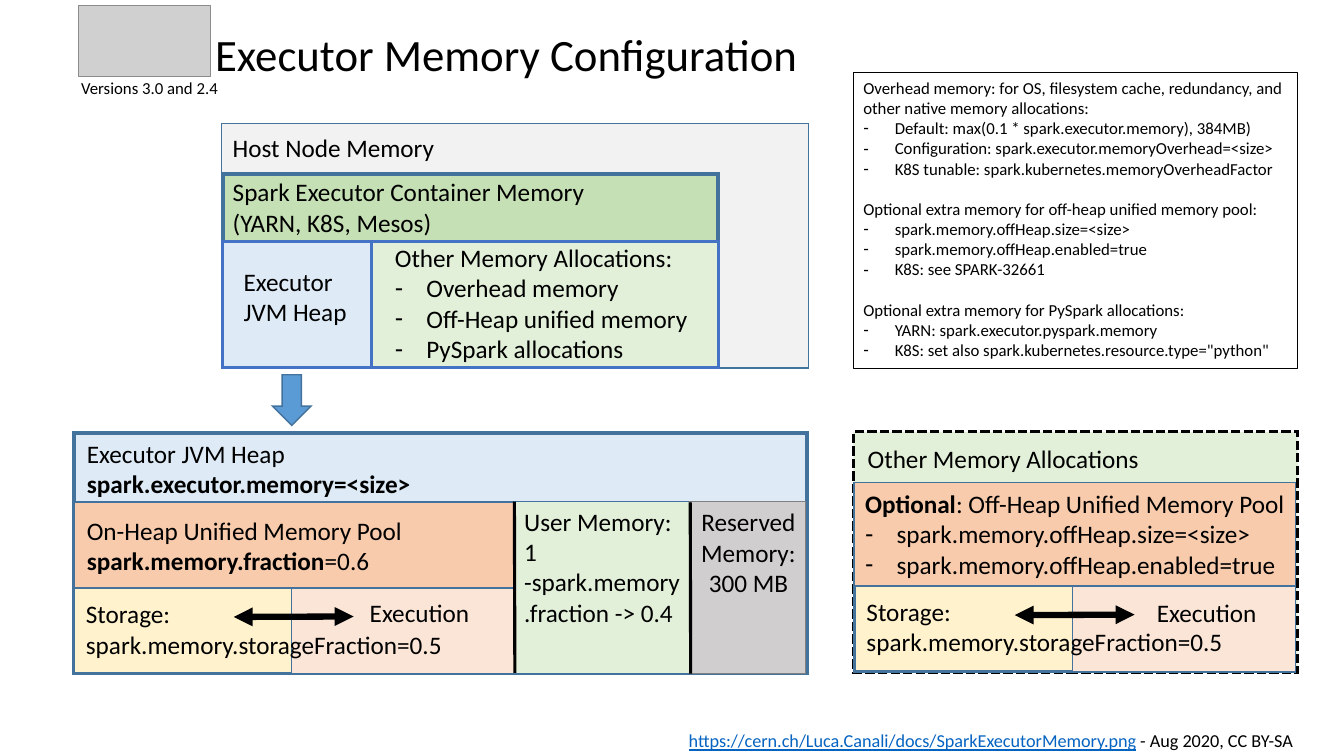
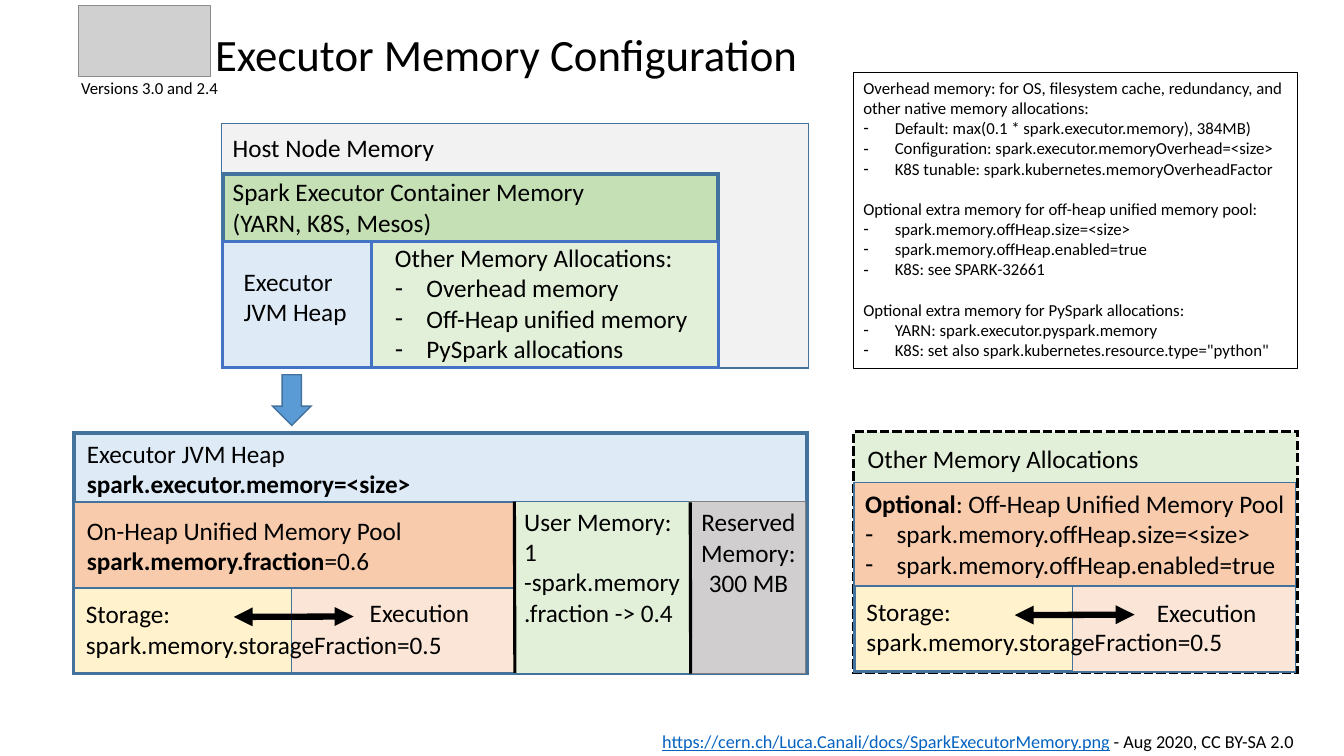
Before and after one commit to yuexihai/Miscellaneous, a slide deck: slide 1 of Spark_Notes/SparkExecutorMemory.pptx. Drawn at 1344x756 pixels with LibreOffice and Linux fonts; fonts in the diff are those of the drawing; grey boxes stand for pictures. Boxes give left, top, right and bottom in pixels: in the first picture for what was removed or moved away, otherwise in the second. Text is boxed around its words. In the diff, an @@ line names an element or a change of style, - is before the commit and + after.

```diff
--- a/Spark_Notes/SparkExecutorMemory.pptx
+++ b/Spark_Notes/SparkExecutorMemory.pptx
@@ text at (662,735,1293,751): text changed @@
-https://cern.ch/Luca.Canali/docs/SparkExecutorMemory.png - Aug 2020, CC BY-SA
+https://cern.ch/Luca.Canali/docs/SparkExecutorMemory.png - Aug 2020, CC BY-SA 2.0
```
Also in this commit, not shown: 1 other file.
